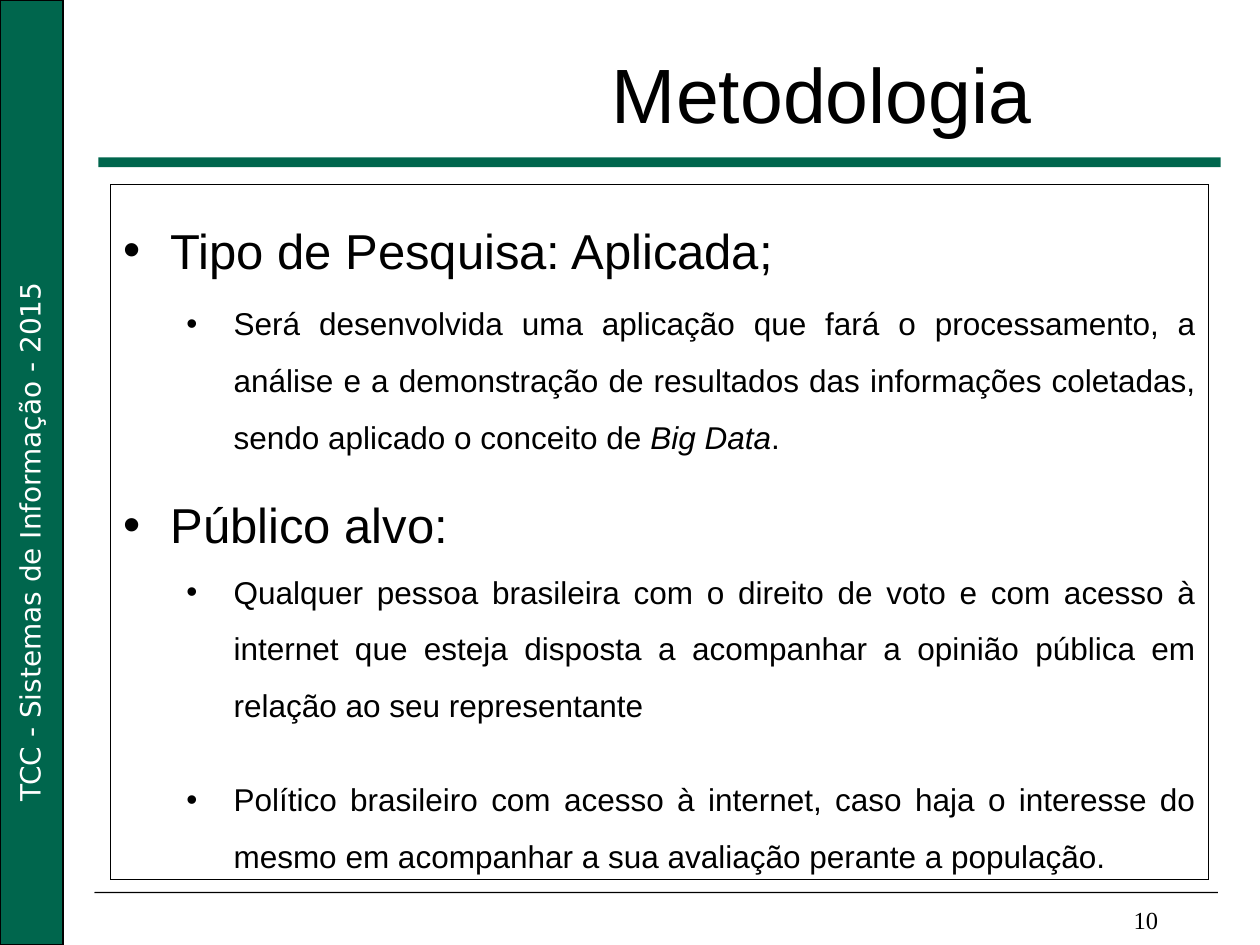
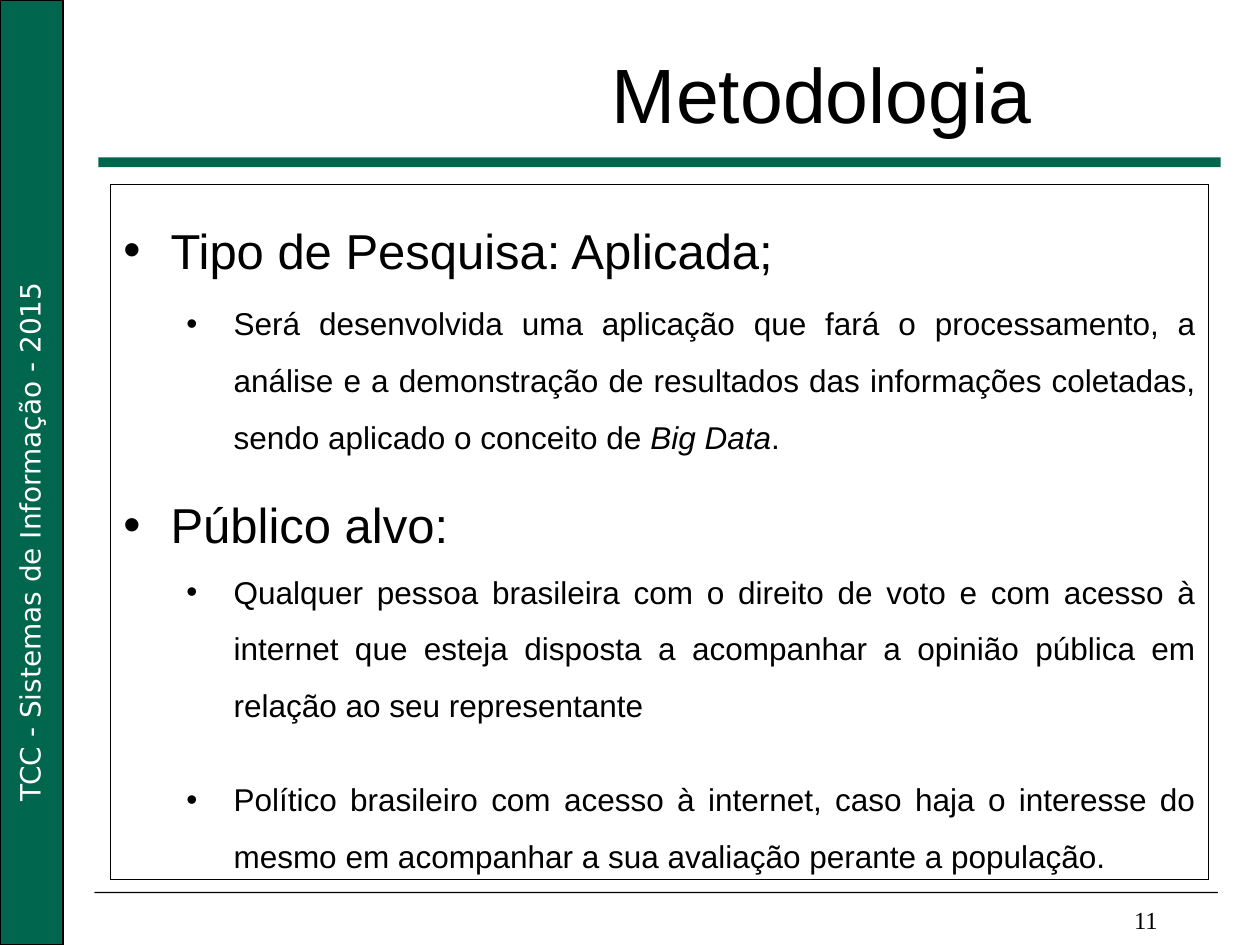
Before and after one commit to Nikofoxxx/TCC, a slide deck: slide 11 of documents/life_cycle/Apresentação_Big_Data.pptx (slide 10 before the commit). Drawn at 1260x945 pixels with LibreOffice and Linux fonts; fonts in the diff are those of the drawing; background and template pictures are left out. Boxes give left, top, right and bottom in pixels: in the first picture for what was removed or moved away, otherwise in the second. Text is boxed around its words. In the diff, an @@ line names an element or a change of style, - is before the commit and + after.

```diff
--- a/documents/life_cycle/Apresentação_Big_Data.pptx
+++ b/documents/life_cycle/Apresentação_Big_Data.pptx
@@ text at <box>1134,913,1158,929</box>: text changed @@
-10
+11
```
Also in this commit, not shown: 7 other slides changed, 1 slide added.
